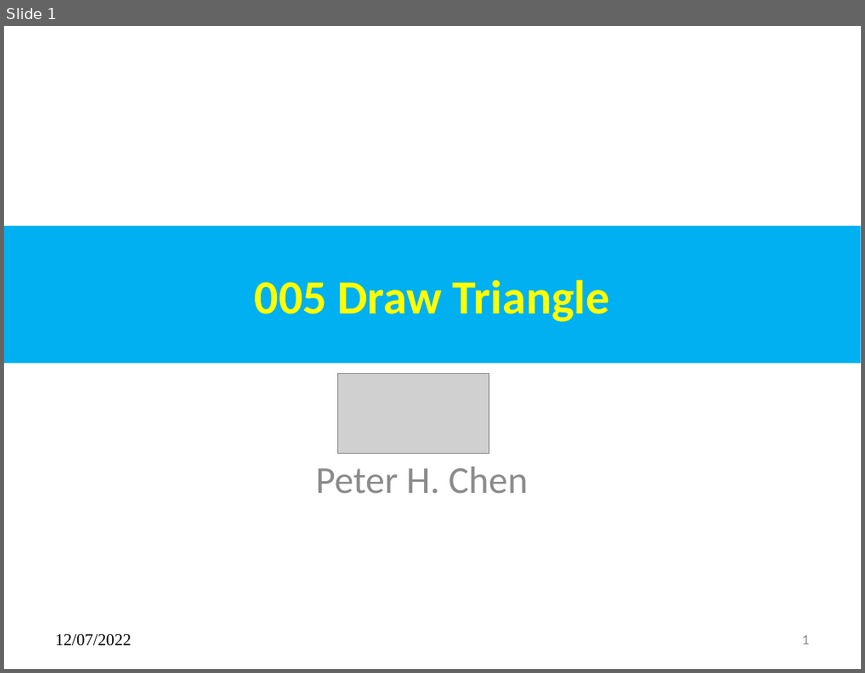
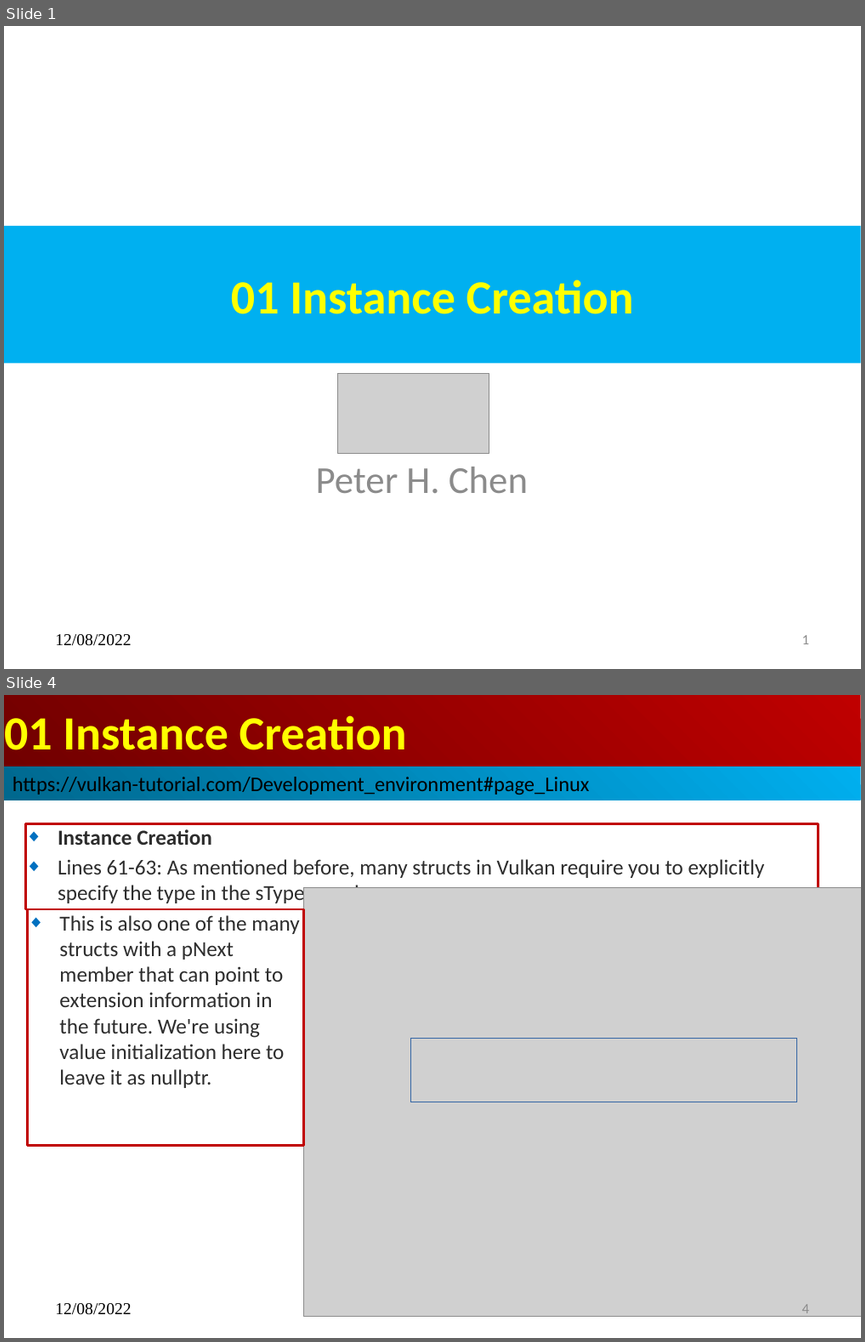
Before and after one commit to peterhchen/015_Vulkan_OpenGL, a slide deck: 01_instance_creation.pptx. Shown one above the other, each under a label of ours: slide 1 before the commit, slides 1 and 4 after it; the slides between them are not shown. The pictures are 865x673 and 865x1342 pixels, drawn with LibreOffice and Linux fonts; fonts in the diff are those of the drawing; grey boxes stand for pictures. Boxes give left, top, right and bottom in pixels: in the first picture for what was removed or moved away, otherwise in the second. Text is boxed around its words. In the diff, an @@ line names an element or a change of style, - is before the commit and + after.

```diff
--- a/01_instance_creation.pptx
+++ b/01_instance_creation.pptx
@@ slide 4 added at <box>4,695,861,1338</box>, background #FFFFFF @@
@@ title added at <box>4,695,861,766</box>, fill gradient #BF0000 to #710000, 40 pt, text #FFFF00, bold @@
+01 Instance Creation
@@ rectangle added at <box>4,767,861,800</box>, fill gradient #00AFEF to #00688E, 17.5 pt, text #000000 @@
+https://vulkan-tutorial.com/Development_environment#page_Linux
@@ subtitle added at <box>25,823,818,909</box>, fill #FFFFFF, outline #C00000 2.01 pt, 18 pt, text #2D2D2D @@
+◆ Instance Creation
+◆ Lines 61-63: As mentioned before, many structs in Vulkan require you to explicitly specify the type in the sType member.
@@ picture added at <box>304,888,861,1316</box> @@
@@ rectangle added at <box>27,909,304,1145</box>, fill #FFFFFF, outline #C00000 2.01 pt, 18 pt, text #2D2D2D @@
+◆ This is also one of the many structs with a pNext member that can point to extension information in the future. We're using value initialization here to leave it as nullptr.
@@ rectangle added at <box>411,1038,796,1102</box>, outline #3465A4 0 pt @@
@@ text added at <box>55,1303,131,1315</box>, 14 pt, text #000000 @@
+12/08/2022
@@ page number added at <box>802,1304,809,1316</box>, 12 pt, text #8B8B8B @@
+4
@@ slide 1 changed as well @@
@@ title at <box>231,279,634,314</box>: text changed @@
-005 Draw Triangle
+01 Instance Creation
@@ text at <box>55,634,131,646</box>: text changed @@
-12/07/2022
+12/08/2022
```
Also in this commit, not shown: 3 other slides changed, 4 other slides added, 1 slide removed, 2 other files.
